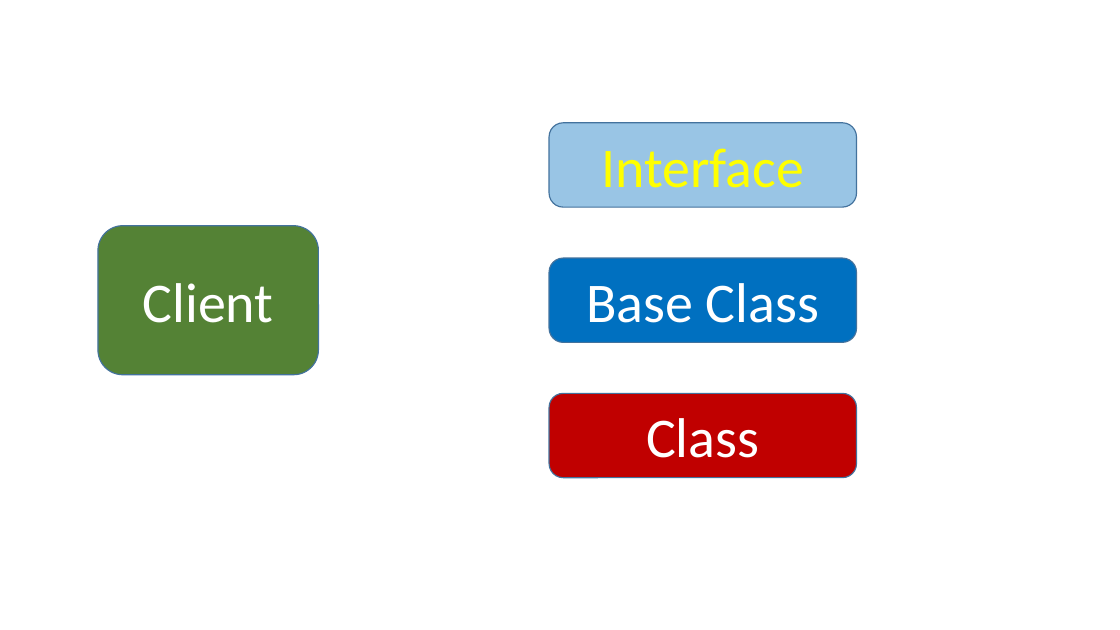
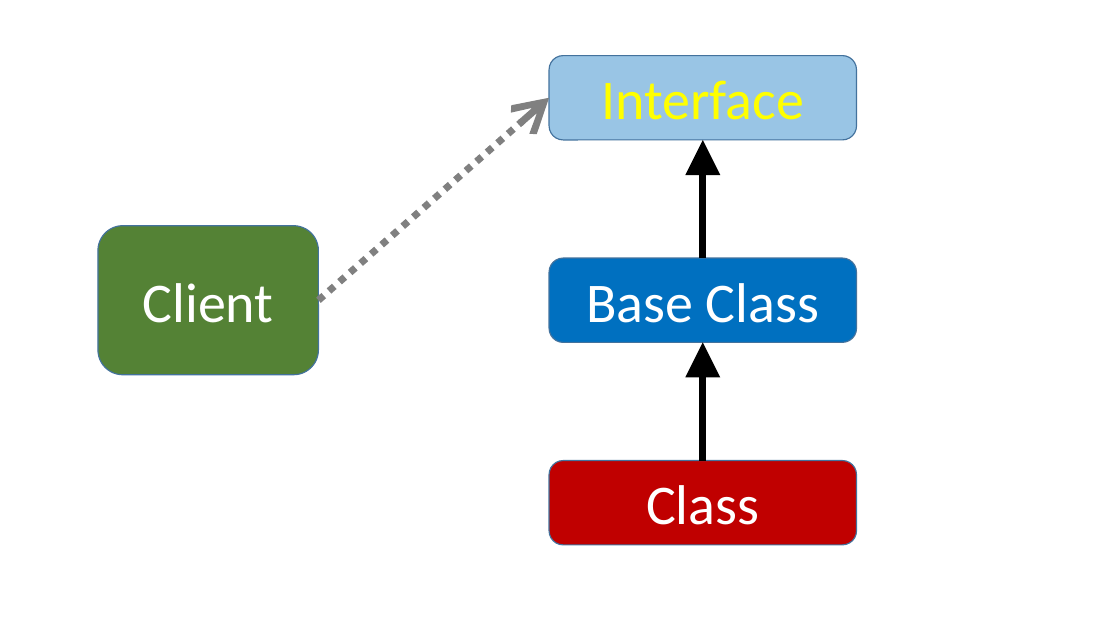
Before and after one commit to perl-easj/Laurea-materials, a slide deck: slide 4 of Pres/Patterns/Proxy.pptx. Drawn at 1120x630 pixels with LibreOffice and Linux fonts; fonts in the diff are those of the drawing. Boxes give left, top, right and bottom in pixels: in the first picture for what was removed or moved away, otherwise in the second. Text is boxed around its words. In the diff, an @@ line names an element or a change of style, - is before the commit and + after.

```diff
--- a/Pres/Patterns/Proxy.pptx
+++ b/Pres/Patterns/Proxy.pptx
@@ rounded rectangle "Interface": place and size @@
-rounded rectangle "Interface" at [549,123,857,207]
+rounded rectangle "Interface" at [549,55,857,139]
@@ arrow added from (318, 300) to (549, 97), #808080 6 pt dashed @@
@@ arrow added from (703, 258) to (703, 140), #000000 6 pt @@
@@ arrow added from (703, 460) to (703, 343), #000000 6 pt @@
@@ rounded rectangle "Class": place and size @@
-rounded rectangle "Class" at [549,393,857,477]
+rounded rectangle "Class" at [549,460,857,544]
```
Also in this commit, not shown: 2 other slides changed, 3 slides added, 7 other files.
